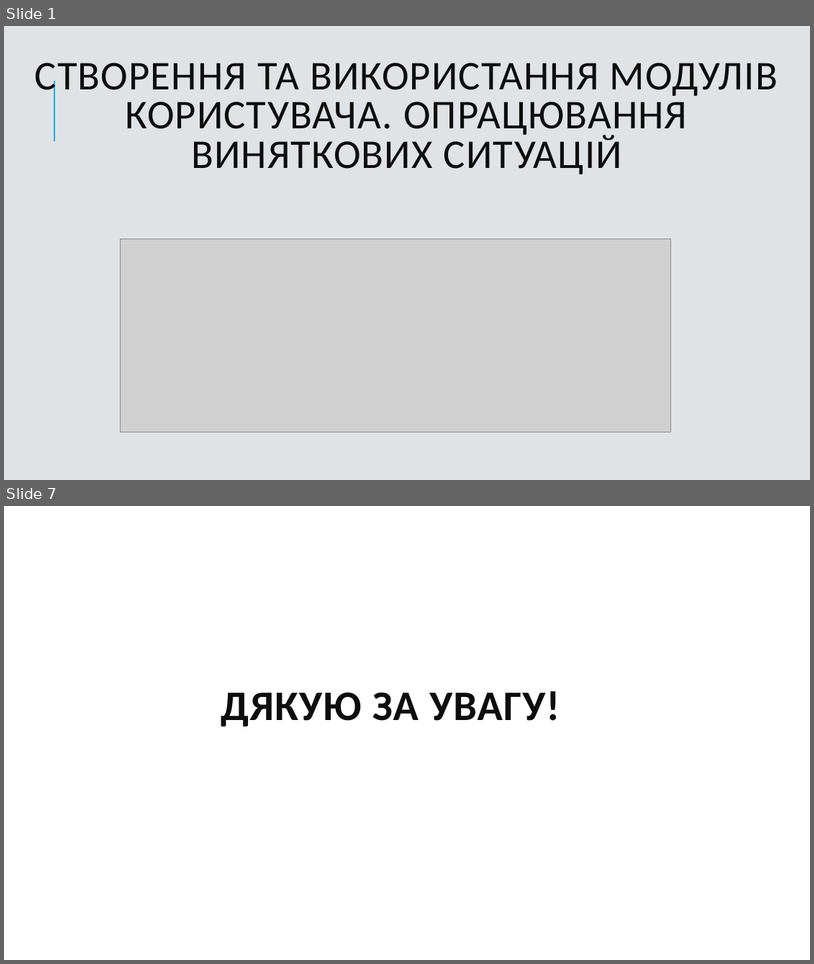
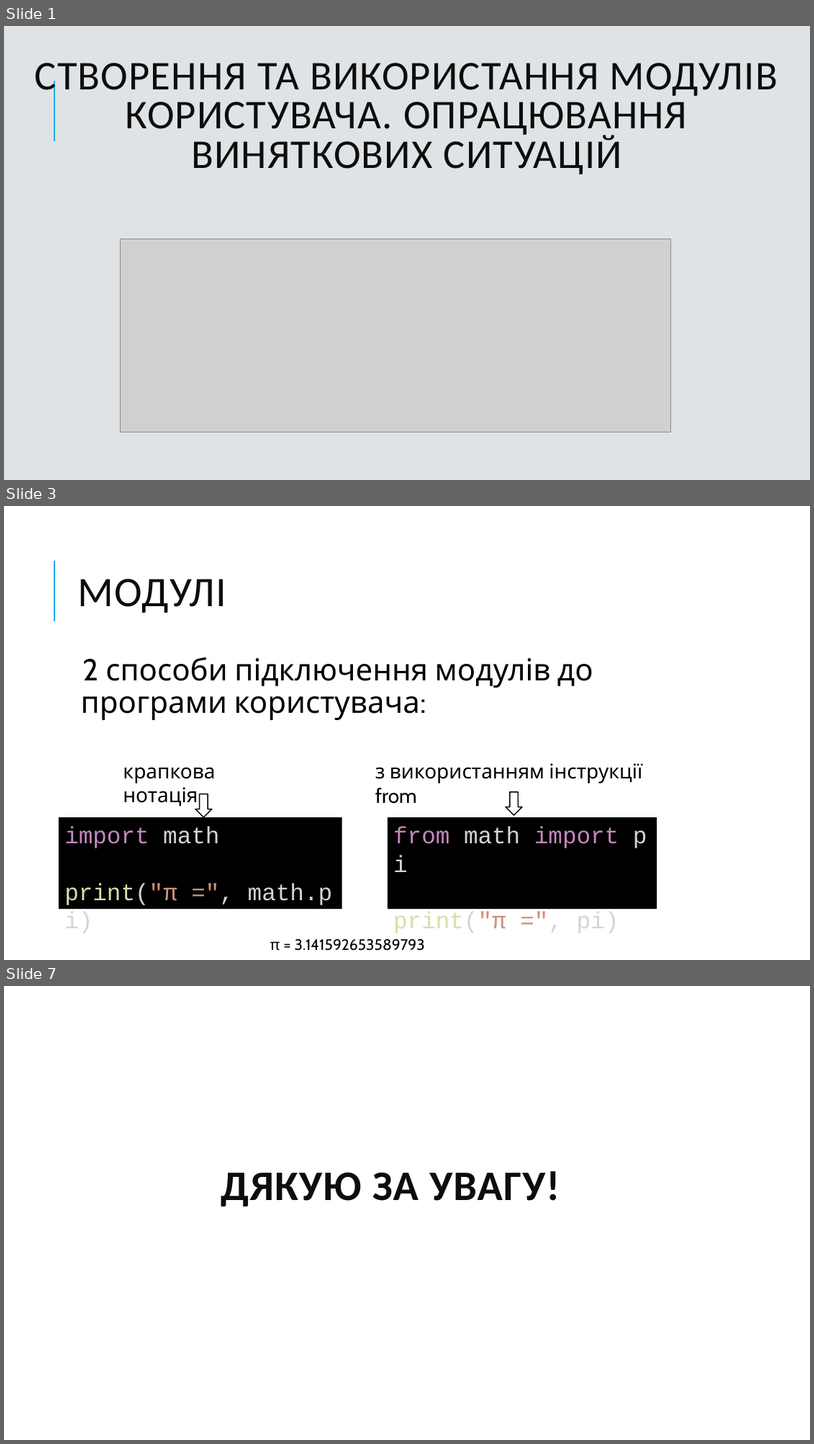
Before and after one commit to Zelenskiy/informatics_10_prof, a slide deck: Урок 45, 46. Створення та використання модулів користувача. Опрацювання виняткових ситуацій/Створення та використання модулів користувача. Опрацювання виняткових ситуацій.pptx. Shown one above the other, each under a label of ours: slides 1 and 7 before the commit, slides 1, 3 and 7 after it; the slides between them are not shown. The pictures are 814x964 and 814x1444 pixels, drawn with LibreOffice and Linux fonts; fonts in the diff are those of the drawing; grey boxes stand for pictures; background and template pictures are left out. Boxes give left, top, right and bottom in pixels: in the first picture for what was removed or moved away, otherwise in the second. Text is boxed around its words. In the diff, an @@ line names an element or a change of style, - is before the commit and + after.

```diff
--- a/Урок 45, 46. Створення та використання модулів користувача. Опрацювання виняткових ситуацій/Створення та використання модулів користувача. Опрацювання виняткових ситуацій.pptx
+++ b/Урок 45, 46. Створення та використання модулів користувача. Опрацювання виняткових ситуацій/Створення та використання модулів користувача. Опрацювання виняткових ситуацій.pptx
@@ slide 3 added at bbox=[4, 506, 810, 960], background #FFFFFF; not listed: 1 template element that a slide beside it also shows @@
@@ title added at bbox=[77, 579, 226, 613], 50 pt, text #0D0D0D @@
+МОДУЛІ
@@ text added at bbox=[81, 657, 594, 720], 36 pt, text #000000 @@
+  2 способи підключення модулів до програми користувача:
@@ text added at bbox=[376, 763, 643, 803], 24 pt, text #000000 @@
+    з використанням інструкції from
@@ text added at bbox=[123, 787, 198, 806], 24 pt, text #000000 @@
+    крапкова нотація
@@ down arrow added at bbox=[196, 794, 212, 818], outline #000000 1.25 pt @@
@@ down arrow added at bbox=[506, 792, 522, 815], outline #000000 1.25 pt @@
@@ rectangle added at bbox=[59, 817, 342, 908], fill #000000, 28 pt, text #D4D4D4 @@
+import math
+print("π =", math.pi)
@@ rectangle added at bbox=[388, 817, 657, 908], fill #000000, 28 pt, text #D4D4D4 @@
+from math import pi
+print("π =", pi)
@@ text added at bbox=[270, 939, 425, 950], 18 pt, text #000000 @@
+π = 3.141592653589793
```
Also in this commit, not shown: 2 slides changed, 2 other slides added, 3 slides removed, 4 other files.
